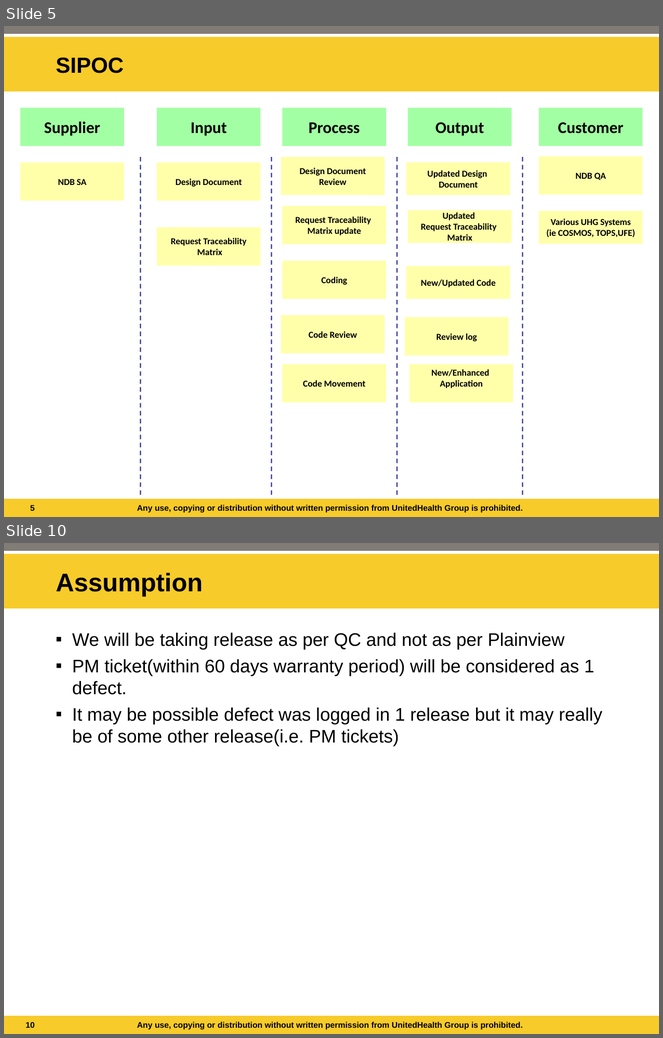
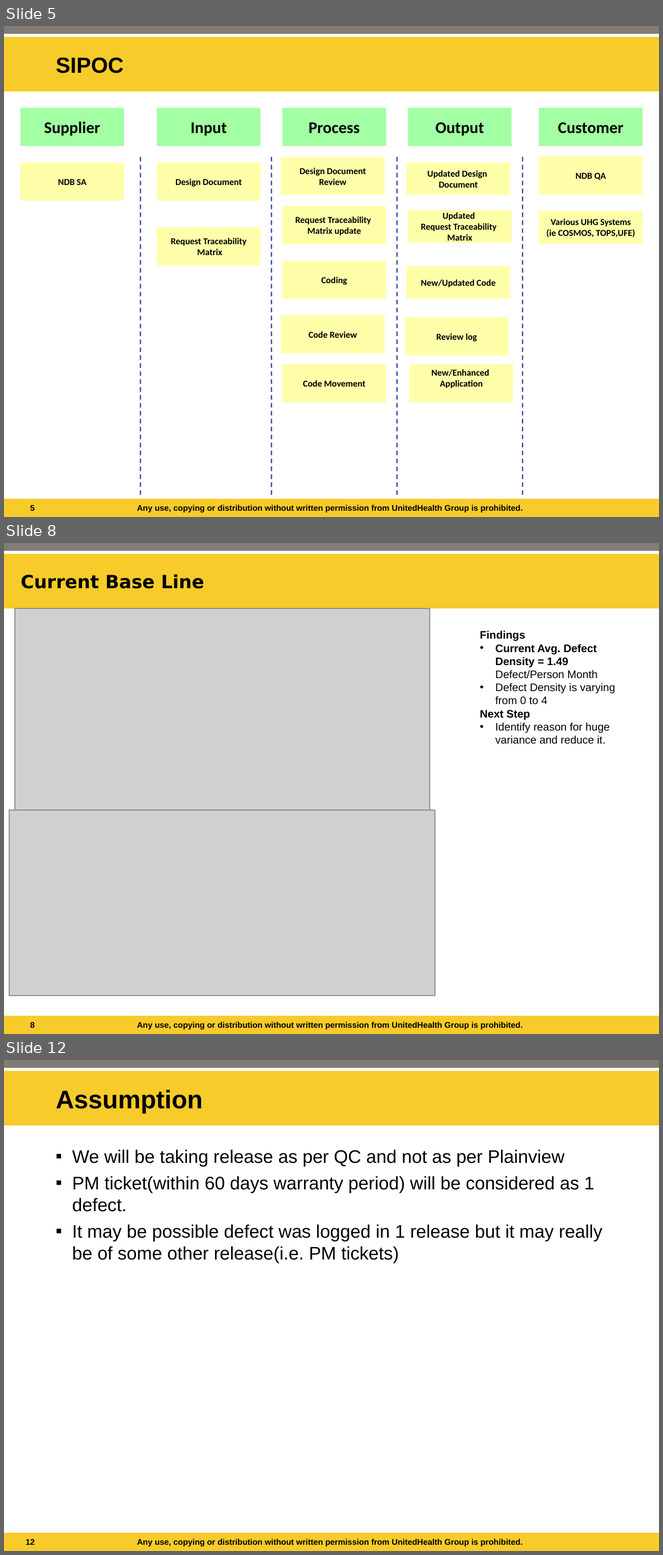
Before and after one commit to tp70227/GBDocs, a slide deck: Final update - DD GB.ppt. Shown one above the other, each under a label of ours: slides 5 and 10 before the commit, slides 5, 8 and 12 after it; the slides between them are not shown. The pictures are 663x1038 and 663x1555 pixels, drawn with LibreOffice and Linux fonts; fonts in the diff are those of the drawing; grey boxes stand for pictures; background and template pictures are left out. Boxes give left, top, right and bottom in pixels: in the first picture for what was removed or moved away, otherwise in the second. Text is boxed around its words. In the diff, an @@ line names an element or a change of style, - is before the commit and + after.

```diff
--- a/Final update - DD GB.ppt
+++ b/Final update - DD GB.ppt
@@ slide 8 added at (4, 543, 659, 1034), background #FFFFFF; not listed: 5 template elements that a slide beside it also shows @@
@@ text added at (21, 574, 204, 589), 20 pt, text #000000, bold @@
+Current Base Line
@@ picture added at (15, 609, 430, 810) @@
@@ text added at (480, 630, 616, 744), 12 pt, text #000000 @@
+Findings
+• Current Avg. Defect Density = 1.49 Defect/Person Month
+• Defect Density is varying from 0 to 4
+Next Step
+• Identify reason for huge variance and reduce it.
@@ picture added at (9, 810, 435, 996) @@
@@ what was slide 10 is now slide 12 @@
@@ page number at (26, 1539, 35, 1545): text changed @@
-10
+12
```
Also in this commit, not shown: 2 slides changed, 1 other slide added, 8 other files.
